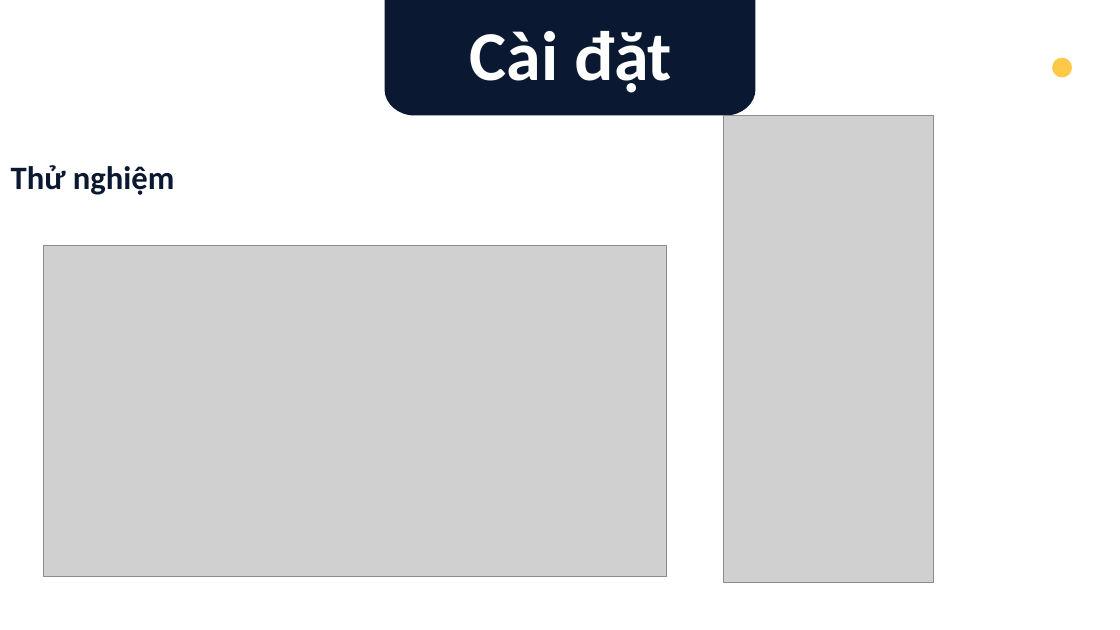
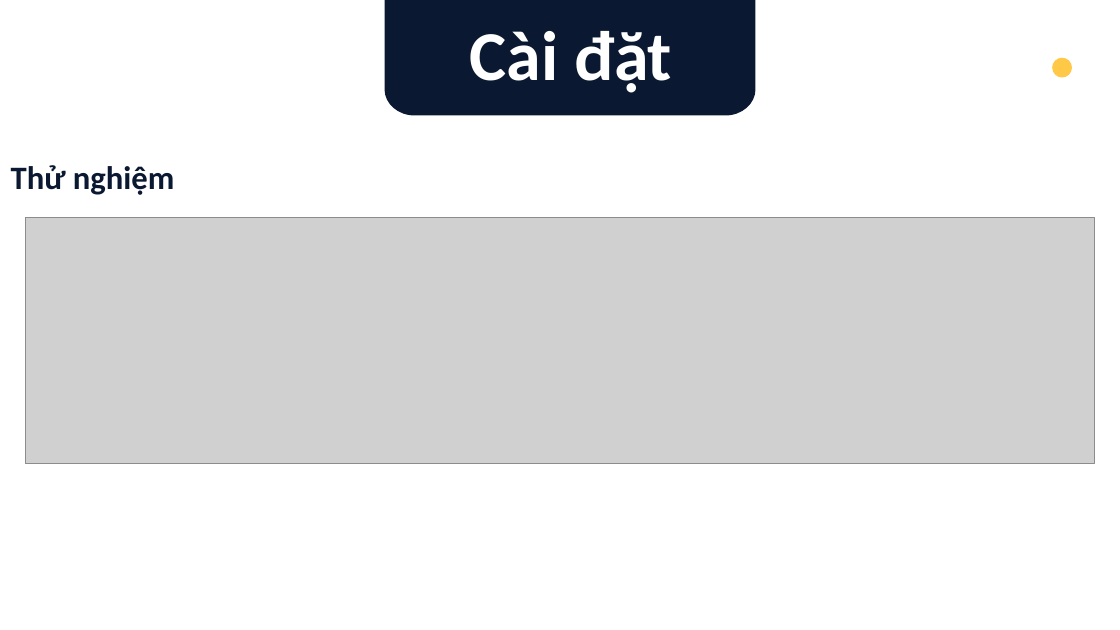
Before and after one commit to YumeAyasaki/AIoT_Final, a slide deck: slide 13 of documents/Slide.pptx (slide 17 before the commit). Drawn at 1120x630 pixels with LibreOffice and Linux fonts; fonts in the diff are those of the drawing; grey boxes stand for pictures. Boxes give left, top, right and bottom in pixels: in the first picture for what was removed or moved away, otherwise in the second. Text is boxed around its words. In the diff, an @@ line names an element or a change of style, - is before the commit and + after.

```diff
--- a/documents/Slide.pptx
+++ b/documents/Slide.pptx
@@ picture removed at (x1=723, y1=116, x2=933, y2=582) @@
@@ picture resized from (x1=44, y1=245, x2=666, y2=576) to (x1=25, y1=218, x2=1095, y2=464) @@
```
Also in this commit, not shown: 5 other slides changed, 6 slides added, 10 slides removed, 3 other files.
